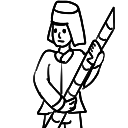
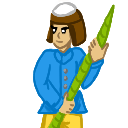
Layered file, before and after one edit (128x128). Changes by layer:
hid "sketch", opacity 100% → 50% over <box>33,0,115,128</box>
painted on "color" over <box>33,0,115,128</box>
